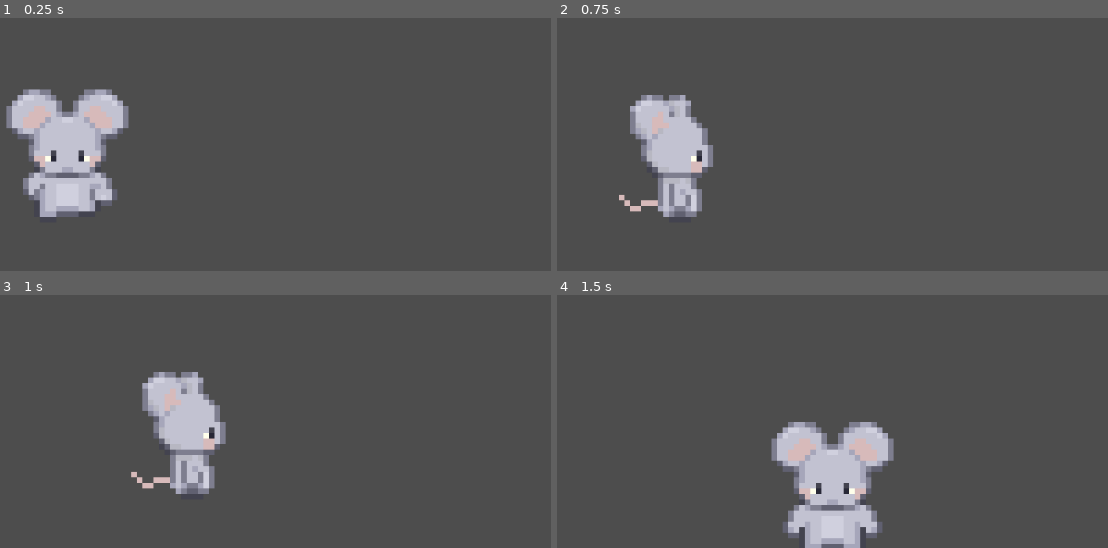
Above: before the commit, frames 1-4 (two rows, left to right).
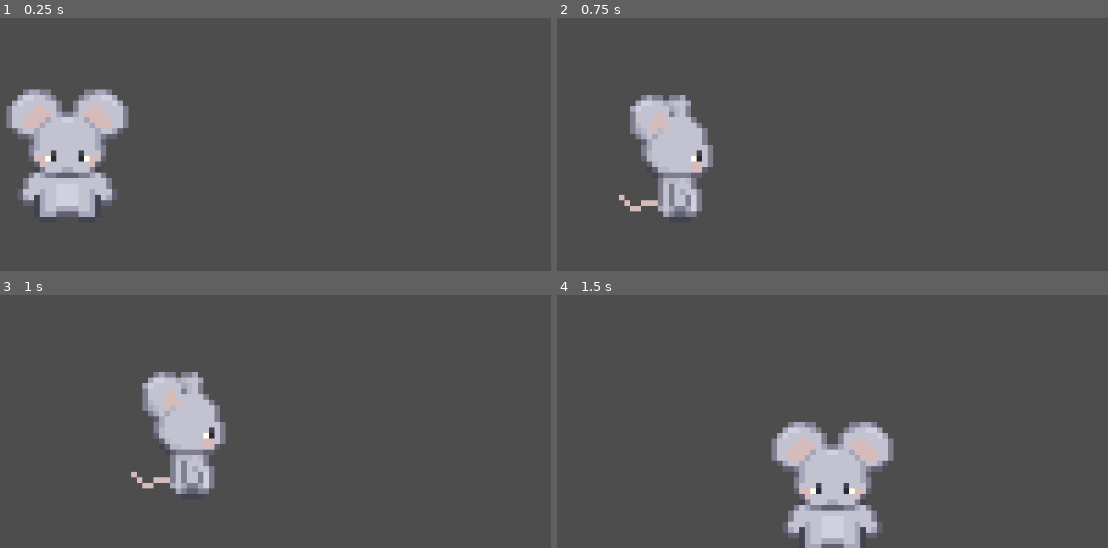
Above: after the commit, the same moments.

Repository: ej31415/Rat
Game: Godot game, scene res://main.tscn
The game is run twice, just before and just after one commit, with the same random seed, the same clock (stepped at 60 frames per second) and the same inputs.
Inputs:
- Up to frame 1 (0.25 s): no input
- Up to frame 2 (0.75 s): tap Enter at 0.5 s; hold D (RIGHT) from 0.53 s (still down)
- Up to frame 3 (1 s): keep holding D (RIGHT)
- Up to frame 4 (1.5 s): release D (RIGHT) at 1.28 s; hold S (DOWN) from 1.28 s (still down)

The runs differ from the first frame. In frame 1, 0.4% of the frame differs, in the area x 3-21%, y 65-79%; in frame 2, nothing differs; in frame 3, nothing differs; in frame 4, nothing differs.

Commit message:
added shadow and static motions

Diff:
--- a/gray_mouse.gd
+++ b/gray_mouse.gd
@@ -38,16 +38,21 @@
 	# Set sprite orientation
 	if velocity.x < 0:
 		$AnimatedSprite2D.animation = "left"
-		$AnimatedSprite2D.flip_v = false
 	elif velocity.y > 0:
-		$AnimatedSprite2D.animation = "down"
-		$AnimatedSprite2D.flip_h = false
+		$AnimatedSprite2D.animation = "front"
 	elif velocity.y < 0:
-		$AnimatedSprite2D.animation = "up"
-		$AnimatedSprite2D.flip_h = false
+		$AnimatedSprite2D.animation = "gyatt"
 	elif velocity.x > 0:
 		$AnimatedSprite2D.animation = "right"
-		$AnimatedSprite2D.flip_v = false
+	else:
+		if $AnimatedSprite2D.animation == "left":
+			$AnimatedSprite2D.animation = "static left"
+		elif $AnimatedSprite2D.animation == "right":
+			$AnimatedSprite2D.animation = "static right"
+		elif $AnimatedSprite2D.animation == "gyatt":
+			$AnimatedSprite2D.animation = "static gyatt"
+		elif $AnimatedSprite2D.animation == "front":
+			$AnimatedSprite2D.animation = "static front"
 
 
 func _on_body_entered(body: Node2D) -> void:
--- a/gray_mouse.tscn
+++ b/gray_mouse.tscn
@@ -1,7 +1,8 @@
-[gd_scene load_steps=16 format=3 uid="uid://dcpgc35rf0g1d"]
+[gd_scene load_steps=17 format=3 uid="uid://dcpgc35rf0g1d"]
 
 [ext_resource type="Texture2D" uid="uid://d2ac1j1ssl3gi" path="res://assets/Front Facing Walk/Step right 8x.png" id="1_5bbam"]
 [ext_resource type="Script" path="res://gray_mouse.gd" id="1_xvwh8"]
+[ext_resource type="Texture2D" uid="uid://ddivplqjq3sux" path="res://assets/Shadow.png" id="2_0n1gc"]
 [ext_resource type="Texture2D" uid="uid://c6d1h43fwosma" path="res://assets/Front Facing Walk/Static 8x.png" id="2_grju3"]
 [ext_resource type="Texture2D" uid="uid://ylv4iaoo4i6x" path="res://assets/Front Facing Walk/Step left 8x.png" id="3_xfpyb"]
 [ext_resource type="Texture2D" uid="uid://kgbikq7ha5or" path="res://assets/Left Walk/Looking left step left.png" id="4_xotgj"]
@@ -30,7 +31,24 @@
 "texture": ExtResource("2_grju3")
 }],
 "loop": true,
-"name": &"down",
+"name": &"front",
+"speed": 8.0
+}, {
+"frames": [{
+"duration": 1.0,
+"texture": ExtResource("10_f40xh")
+}, {
+"duration": 1.0,
+"texture": ExtResource("11_05kil")
+}, {
+"duration": 1.0,
+"texture": ExtResource("12_ab1sv")
+}, {
+"duration": 1.0,
+"texture": ExtResource("11_05kil")
+}],
+"loop": true,
+"name": &"gyatt",
 "speed": 8.0
 }, {
 "frames": [{
@@ -69,20 +87,35 @@
 }, {
 "frames": [{
 "duration": 1.0,
-"texture": ExtResource("10_f40xh")
+"texture": ExtResource("2_grju3")
+}],
+"loop": true,
+"name": &"static front",
+"speed": 5.0
 }, {
-"duration": 1.0,
-"texture": ExtResource("11_05kil")
-}, {
-"duration": 1.0,
-"texture": ExtResource("12_ab1sv")
-}, {
+"frames": [{
 "duration": 1.0,
 "texture": ExtResource("11_05kil")
 }],
 "loop": true,
-"name": &"up",
-"speed": 8.0
+"name": &"static gyatt",
+"speed": 5.0
+}, {
+"frames": [{
+"duration": 1.0,
+"texture": ExtResource("5_j5kuj")
+}],
+"loop": true,
+"name": &"static left",
+"speed": 5.0
+}, {
+"frames": [{
+"duration": 1.0,
+"texture": ExtResource("8_e5crm")
+}],
+"loop": true,
+"name": &"static right",
+"speed": 5.0
 }]
 
 [sub_resource type="CapsuleShape2D" id="CapsuleShape2D_qy8ku"]
@@ -92,10 +125,14 @@
 [node name="GrayMouse" type="Area2D"]
 script = ExtResource("1_xvwh8")
 
+[node name="Shadow" type="Sprite2D" parent="."]
+position = Vector2(-1, 123.5)
+scale = Vector2(1, 0.832031)
+texture = ExtResource("2_0n1gc")
+
 [node name="AnimatedSprite2D" type="AnimatedSprite2D" parent="."]
 sprite_frames = SubResource("SpriteFrames_p1mwd")
-animation = &"down"
-frame_progress = 0.944431
+animation = &"front"
 
 [node name="CollisionShape2D" type="CollisionShape2D" parent="."]
 position = Vector2(0, 25)
